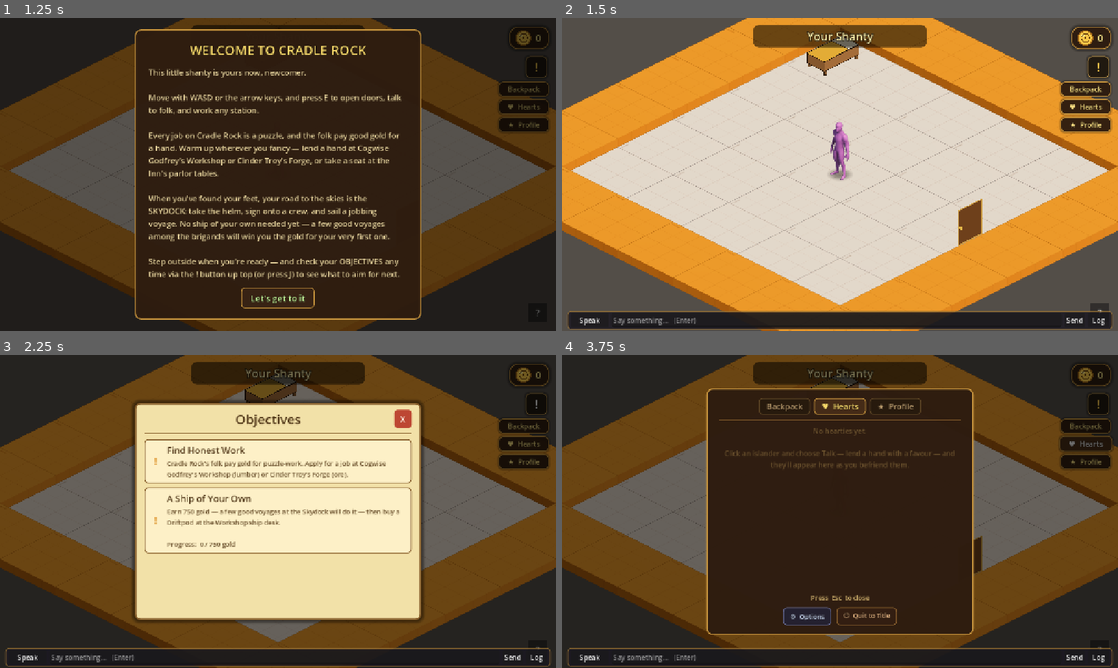
Above: before the commit, frames 1-4 (two rows, left to right).
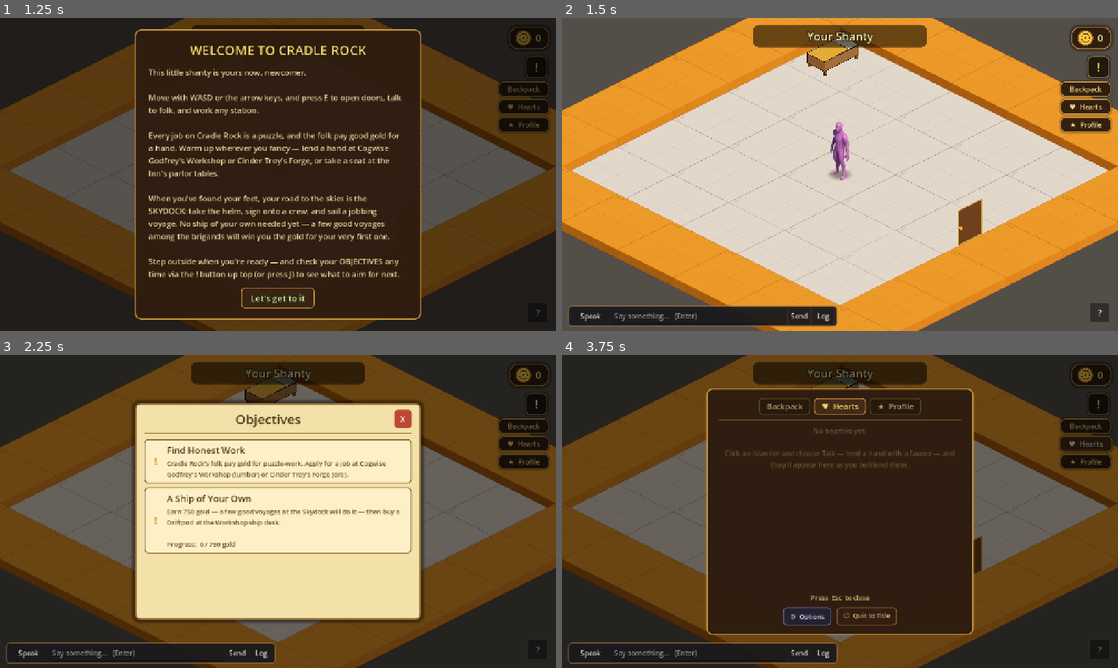
Above: after the commit, the same moments.

Repository: TairoyZone/shivaliva-shanty
Game: Godot game, scene res://main.tscn
Two runs of this game, one before a commit and one after it. Both use one fixed random seed, a clock stepped at 60 frames per second and the inputs below.
Inputs:
- Up to frame 1 (1.25 s): click "New Game" at 0.5 s
- Up to frame 2 (1.5 s): click "Let's get to it" at 1.25 s
- Up to frame 3 (2.25 s): click "!" at 2 s
- Up to frame 4 (3.75 s): click "X" at 2.75 s; click "♥ Hearts" at 3.5 s

Frame 1 is identical in both runs. In frame 2, 5.0% of the frame differs, in the area x 1-99%, y 91-100%; in frame 3, 3.0%; in frame 4, 3.0%.

Commit message:
fix(chat): bottom-left bar sized to match the log box; taller so controls fit (Troy)
Chat bar was full-width (crowding the bottom-right HUD) + too short (controls cramped). Now bottom-LEFT, 620 wide x 48 tall, aligned with the history log panel (also 620). EventFeed nudged above the taller bar.

Co-Authored-By: Claude Opus 4.8 <noreply@anthropic.com>

Diff:
--- a/autoloads/chat_box.gd
+++ b/autoloads/chat_box.gd
@@ -61,12 +61,12 @@
 
 	# The speech bar across the bottom: [mode] [ input ] [Send] [Log].
 	var bar : PanelContainer = PanelContainer.new()
-	bar.set_anchors_preset(Control.PRESET_BOTTOM_WIDE)
-	bar.offset_left = 12.0
-	bar.offset_right = -12.0
-	bar.offset_top = -46.0
-	bar.offset_bottom = -8.0
-	bar.add_theme_stylebox_override("panel", _panel_style(Color(0.10, 0.09, 0.13, 0.82)))
+	bar.set_anchors_preset(Control.PRESET_BOTTOM_LEFT)   # bottom-LEFT, same width as the log box (aligned)
+	bar.offset_left = 14.0
+	bar.offset_right = 634.0     # 620 wide — matches the log panel
+	bar.offset_top = -58.0       # 48 tall — enough for the controls (was cramped at 38)
+	bar.offset_bottom = -10.0
+	bar.add_theme_stylebox_override("panel", _panel_style(Color(0.10, 0.09, 0.13, 0.88)))
 	bar.mouse_filter = Control.MOUSE_FILTER_IGNORE   # the empty bar background must not eat world clicks
 	add_child(bar)
 	var hb : HBoxContainer = HBoxContainer.new()
@@ -107,10 +107,10 @@
 	# The history panel, just above the bar (hidden until you open it).
 	_log_panel = PanelContainer.new()
 	_log_panel.set_anchors_preset(Control.PRESET_BOTTOM_LEFT)
-	_log_panel.offset_left = 12.0
-	_log_panel.offset_right = 12.0 + 444.0
-	_log_panel.offset_top = -52.0 - 264.0
-	_log_panel.offset_bottom = -52.0
+	_log_panel.offset_left = 14.0
+	_log_panel.offset_right = 634.0           # match the bar's width
+	_log_panel.offset_top = -62.0 - 260.0     # 260 tall, sitting just above the bar
+	_log_panel.offset_bottom = -62.0
 	_log_panel.add_theme_stylebox_override("panel", _panel_style(Color(0.08, 0.07, 0.11, 0.9)))
 	_log_panel.visible = false
 	add_child(_log_panel)
--- a/interface/event_feed/event_feed.gd
+++ b/interface/event_feed/event_feed.gd
@@ -25,7 +25,7 @@
 	_box.set_anchors_preset(Control.PRESET_BOTTOM_LEFT)
 	_box.grow_vertical = Control.GROW_DIRECTION_BEGIN
 	_box.offset_left = 18.0
-	_box.offset_bottom = -52.0   # sit above the chat bar, which lives at the very bottom
+	_box.offset_bottom = -64.0   # sit above the chat bar, which lives at the very bottom
 	_box.add_theme_constant_override("separation", 3)
 	_box.mouse_filter = Control.MOUSE_FILTER_IGNORE
 	add_child(_box)
